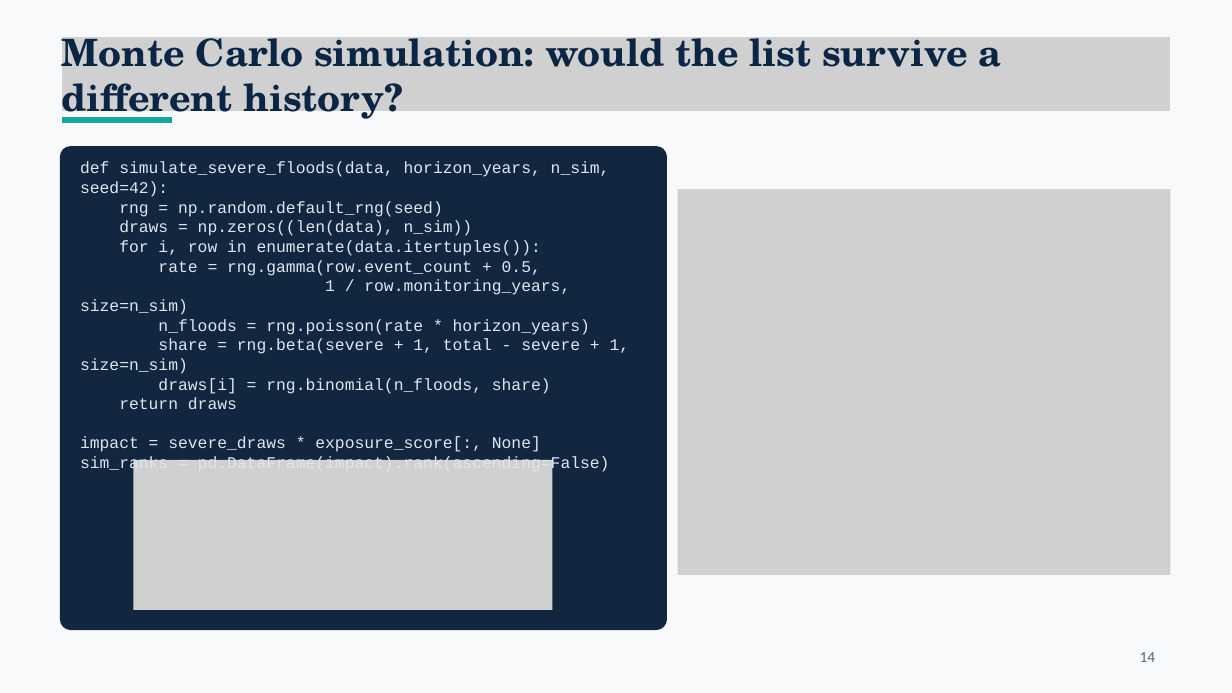
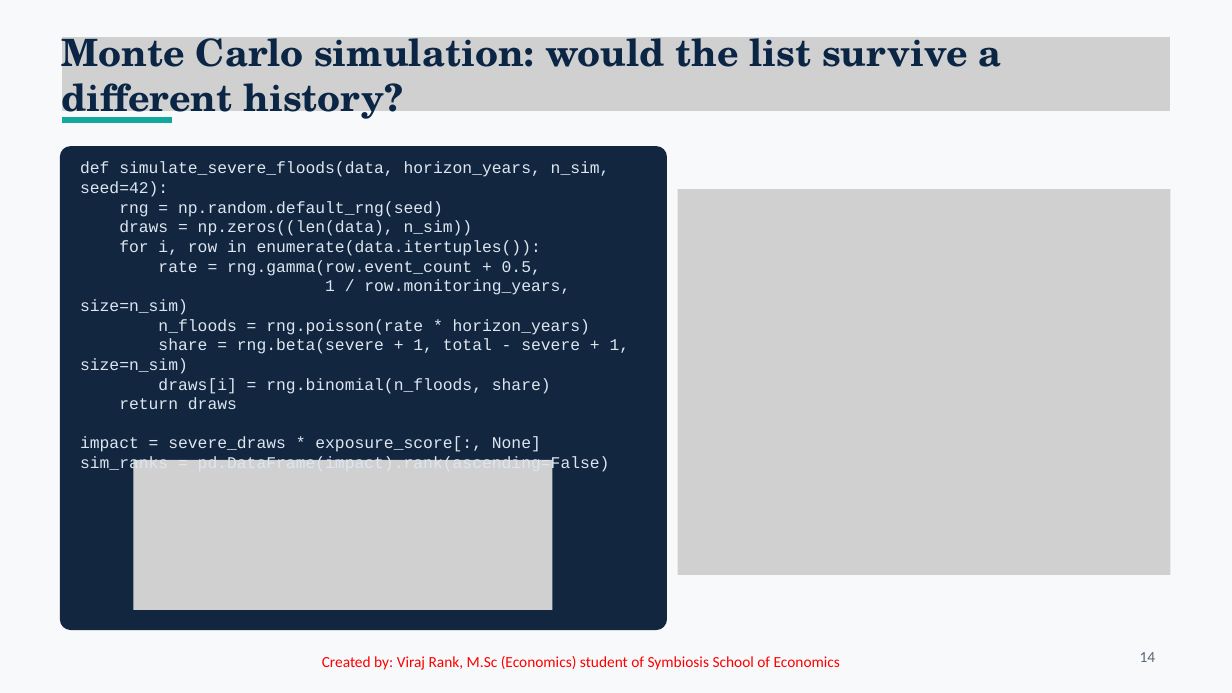
Before and after one commit to virajrank48-max/Flood-Risk-Priority-Index, a slide deck: slide 13 of presentation/Flood_Risk_Priority_Index_v2.pptx.pptx. Drawn at 1232x693 pixels with LibreOffice and Linux fonts; fonts in the diff are those of the drawing; grey boxes stand for pictures. Boxes give left, top, right and bottom in pixels: in the first picture for what was removed or moved away, otherwise in the second. Text is boxed around its words. In the diff, an @@ line names an element or a change of style, - is before the commit and + after.

```diff
--- a/presentation/Flood_Risk_Priority_Index_v2.pptx.pptx
+++ b/presentation/Flood_Risk_Priority_Index_v2.pptx.pptx
@@ text added at [322,656,840,670], 18 pt, text #FF0000 @@
+Created by: Viraj Rank, M.Sc (Economics) student of Symbiosis School of Economics
```
Also in this commit, not shown: 18 other slides changed.
